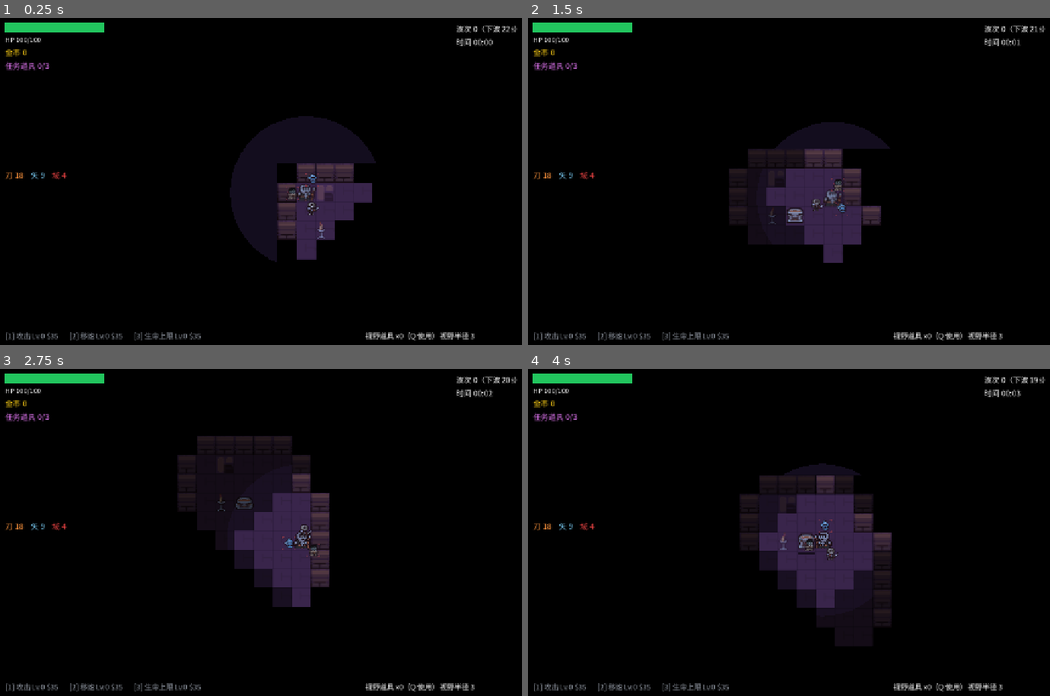
Above: before the commit, frames 1-4 (two rows, left to right).
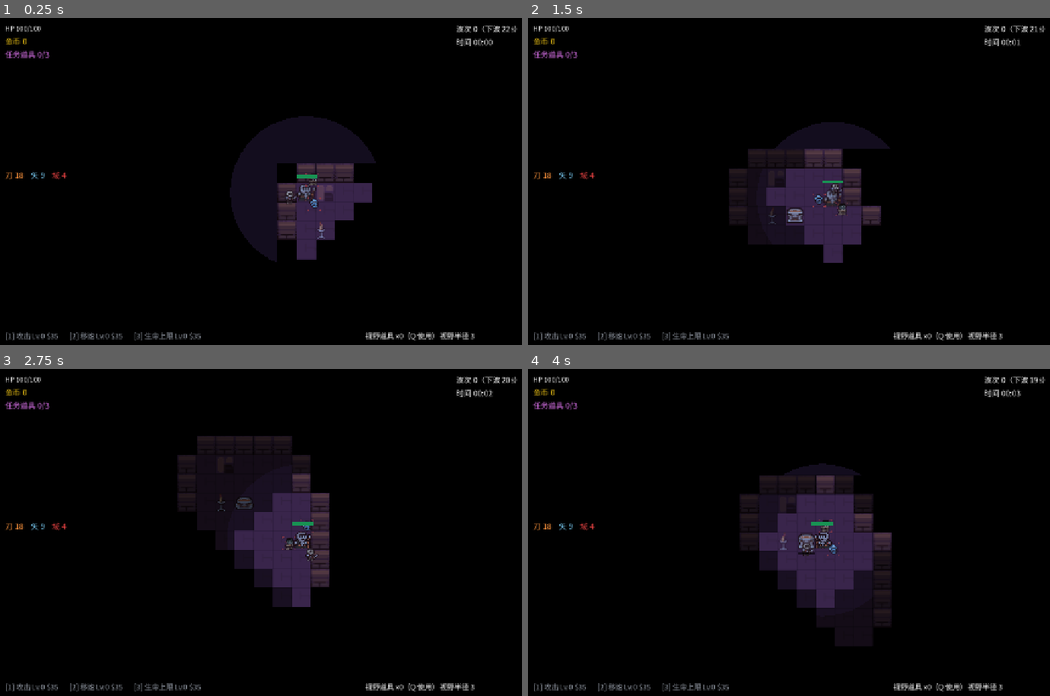
Above: after the commit, the same moments.

Repository: cbglzt-alt/Celta-Force
Game: Godot game, scene res://game/main.tscn
Same seed, same stepped clock (60 frames per second), same inputs: the game is played once before the commit and once after it.
Inputs (mouse positions are in pixels of both pictures, inside the frame that each line leads up to):
- Up to frame 1 (0.25 s): no input
- Up to frame 2 (1.5 s): move the mouse to (966, 171) at 0.52 s; hold D (move_right) 0.53-1.28 s; hold 1 (buy_attack) 0.53-1.28 s; click (966, 171) at 0.67 s; move the mouse to (710, 207) at 1.27 s; hold S (move_down) from 1.28 s (still down); tap 3 (buy_hp) at 1.35 s
- Up to frame 3 (2.75 s): move the mouse to (365, 463) at 2.02 s; release S (move_down) at 2.03 s; hold D (move_right) from 2.03 s (still down); hold 2 (buy_speed) from 2.03 s (still down)
- Up to frame 4 (4 s): move the mouse to (799, 607) at 2.77 s; release D (move_right) at 2.78 s; release 2 (buy_speed) at 2.78 s; hold W (move_up) 2.78-3.53 s; tap Q (use_vision) at 2.85 s; click (799, 607) at 2.92 s; move the mouse to (1013, 591) at 3.52 s; hold A (move_left) from 3.53 s (still down); hold 1 (buy_attack) from 3.53 s (still down)

The runs differ from the first frame. In frame 1, 1.2% of the frame differs, in the area x 0-62%, y 1-61%; in frame 2, 1.2%; in frame 3, 1.2%, in the area x 0-62%, y 1-59%; in frame 4, 1.2%.

Commit message:
feat: 添加玩家头顶血条与HUD更新
- 在玩家角色上方添加常驻血条，增强视觉反馈。
- 更新HUD，移除旧的血条实现，改为通过玩家脚本动态刷新血量显示。
- 优化血条的构建与刷新逻辑，确保与游戏状态同步。

Diff:
--- a/chest-rush/game/hud.gd
+++ b/chest-rush/game/hud.gd
@@ -4,7 +4,6 @@
 var game: Node2D
 var _font: Font
 
-var _hp_fg: ColorRect
 var _hp_text: Label
 var _gold_label: Label
 var _quest_label: Label
@@ -44,8 +43,8 @@
 	if game == null or game.player == null:
 		return
 	var p = game.player
-	_hp_fg.size.x = 210.0 * clampf(p.hp / p.max_hp, 0.0, 1.0)
 	_hp_text.text = "HP %d/%d" % [maxi(int(p.hp), 0), int(p.max_hp)]
+	p.refresh_hp_bar()
 	_gold_label.text = "金币 %d" % game.gold
 	_quest_label.text = "任务道具 %d/%d" % [game.quest_items, game.quest_target]
 	if game.extract_running():
@@ -132,20 +131,12 @@
 # ---------- UI 构建 ----------
 
 func _build_ui() -> void:
-	# 左上：HP / 金币 / 任务
+	# 左上：HP 数值 / 金币 / 任务（血条在主角头顶）
 	var tl := VBoxContainer.new()
 	tl.set_anchors_preset(Control.PRESET_TOP_LEFT)
 	tl.position = Vector2(14, 10)
 	tl.add_theme_constant_override("separation", 4)
 	add_child(tl)
-	var hp_bg := ColorRect.new()
-	hp_bg.color = Color("#3f3f46")
-	hp_bg.custom_minimum_size = Vector2(210, 20)
-	tl.add_child(hp_bg)
-	_hp_fg = ColorRect.new()
-	_hp_fg.color = Color("#22c55e")
-	_hp_fg.size = Vector2(210, 20)
-	hp_bg.add_child(_hp_fg)
 	_hp_text = _mk_label(tl, "HP", 14)
 	_gold_label = _mk_label(tl, "", 16)
 	_gold_label.add_theme_color_override("font_color", Color("#facc15"))
--- a/chest-rush/game/player.gd
+++ b/chest-rush/game/player.gd
@@ -19,6 +19,11 @@
 
 @onready var _pivot: Node2D = $Pivot
 var _sprite: AnimatedSprite2D
+var _hp_bar: ColorRect
+var _hp_bar_bg: ColorRect
+
+const HP_BAR_W := 36.0
+const HP_BAR_H := 5.0
 
 
 var _anim := "idle"
@@ -39,12 +44,35 @@
 	_sprite.scale = Vector2(2.0, 2.0)
 	_sprite.play("idle")
 	_pivot.add_child(_sprite)
+	_make_hp_bar()
 	# 挂 3 只鬼（本关固定装备，来自 LOADOUT 的 .tres）
 	for i in Weapon.LOADOUT.size():
 		var w := Weapon.new()
 		add_child(w)
 		w.setup(i, self)
 		weapons.append(w)
+
+
+## 头顶常驻血条（观察受击）；数值仍在 HUD 左上角
+func _make_hp_bar() -> void:
+	_hp_bar_bg = ColorRect.new()
+	_hp_bar_bg.color = Color(0, 0, 0, 0.65)
+	_hp_bar_bg.size = Vector2(HP_BAR_W, HP_BAR_H)
+	_hp_bar_bg.position = Vector2(-HP_BAR_W * 0.5, -30)
+	_hp_bar_bg.z_index = 15
+	_hp_bar_bg.name = "HpBarBg"
+	add_child(_hp_bar_bg)
+	_hp_bar = ColorRect.new()
+	_hp_bar.color = Color("#22c55e")
+	_hp_bar.size = Vector2(HP_BAR_W, HP_BAR_H)
+	_hp_bar_bg.add_child(_hp_bar)
+	refresh_hp_bar()
+
+
+func refresh_hp_bar() -> void:
+	if _hp_bar == null or max_hp <= 0.0:
+		return
+	_hp_bar.size.x = HP_BAR_W * clampf(hp / max_hp, 0.0, 1.0)
 
 
 func _play(name: String) -> void:
@@ -116,6 +144,7 @@
 	if not alive:
 		return
 	hp -= n
+	refresh_hp_bar()
 	_flash_body(Color("#ef4444"))
 	if alive:
 		_play("hurt")  # 受击后仰
@@ -130,6 +159,7 @@
 
 func heal(n: float) -> void:
 	hp = minf(hp + n, max_hp)
+	refresh_hp_bar()
 
 
 func _flash_body(c: Color) -> void:
